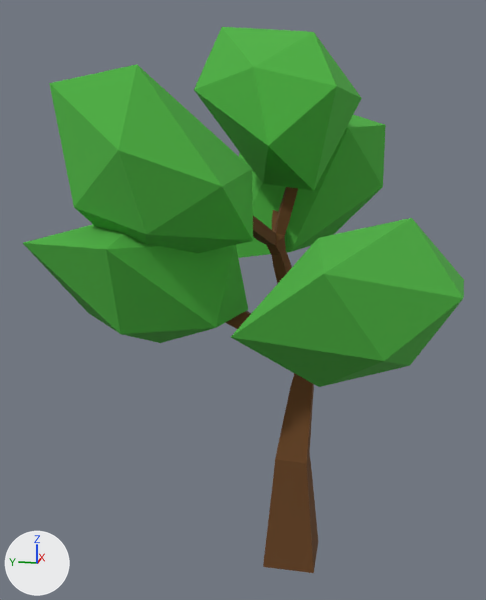
The glTF model engine/common_assets/model3d/albero/gix_tree_1.glb as it was, and as the next commit left it.
One viewpoint serves both versions: a camera (50 mm lens) standing at (-2.56, -0.3, 1.76) and looking at (0.11, 0.24, 1.09). Every picture has the same lights, and +X, +Y and +Z are marked at lower left. The picture after the commit comes second.
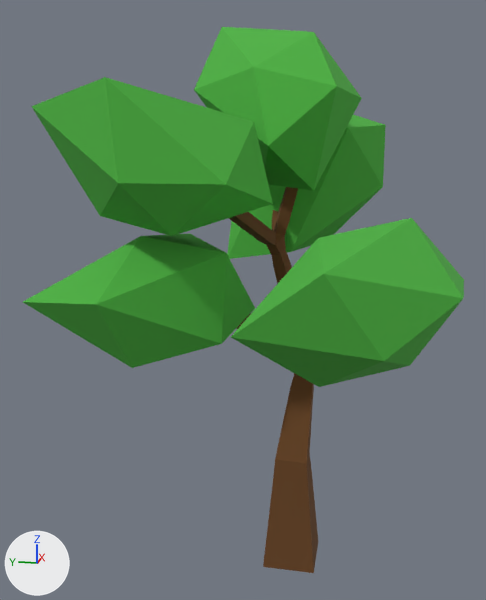
Where the change shows, as pixel boxes [x1, y1, x2, y2] in the pictures (486 x 600 px):
'Icosphere.005', moved, turned
    before: [49, 64, 253, 253]
    after: [31, 77, 273, 236]
'Icosphere', moved, turned
    before: [23, 225, 248, 343]
    after: [23, 234, 255, 368]

Edits to the bpy script that builds the scene:
```text
Change ob_icosphere:
    ob_icosphere.location: (-0.176, 0.497, 1.233) -> (-0.141, 0.5, 1.152)
    ob_icosphere.rotation_euler: (0.0, 0.0, -1.451) -> (0.234, -0.171, -1.548)  # degrees (0, 0, -83) -> degrees (13, -10, -89)
Change ob_icosphere_005:
    ob_icosphere_005.location: (-0.286, 0.432, 1.58) -> (-0.249, 0.405, 1.64)
    ob_icosphere_005.rotation_euler: (-0.906, 0.0943, -1.497) -> (-0.426, -0.12, -1.602)  # degrees (-52, 5.4, -86) -> degrees (-24, -6.9, -92)
```
